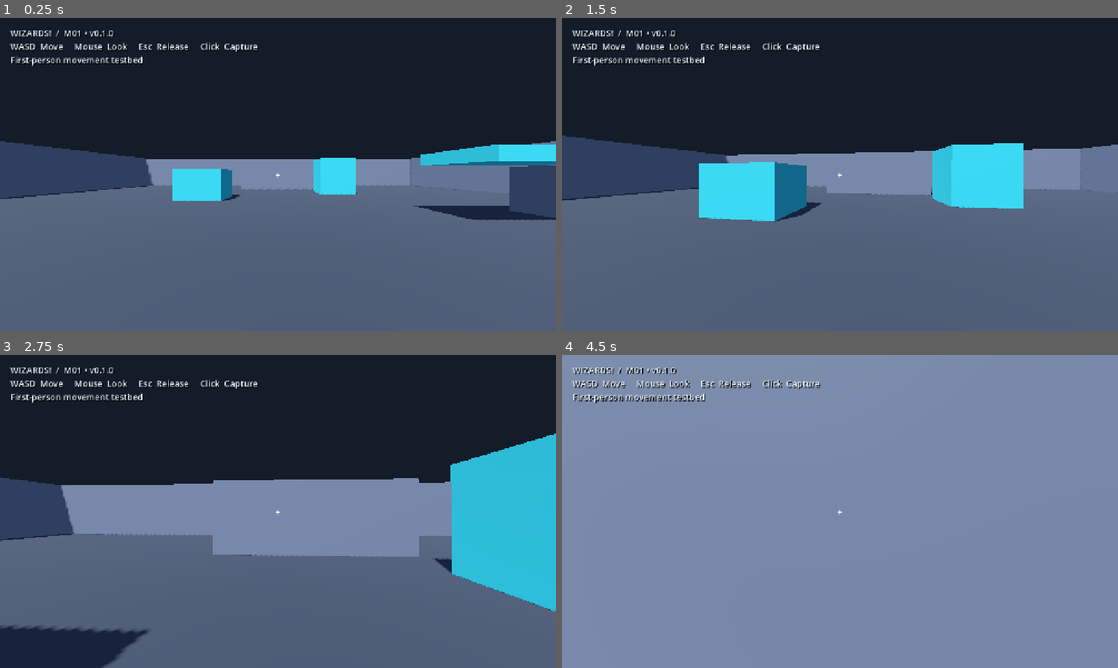
Above: before the commit, frames 1-4 (two rows, left to right).
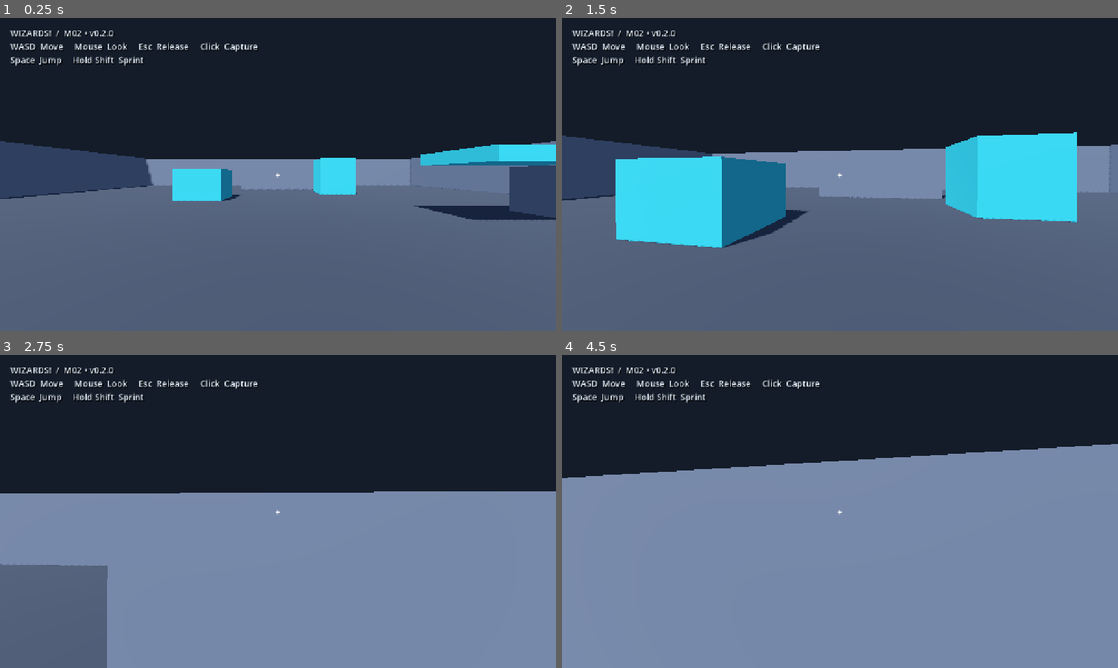
Above: after the commit, the same moments.

Repository: Addersoft/MAGICIDE-
Game: Godot game, scene res://scenes/boot/main.tscn
Two runs of this game, one before a commit and one after it. Both use one fixed random seed, a clock stepped at 60 frames per second and the inputs below.
Inputs (mouse positions are in pixels of both pictures, inside the frame that each line leads up to):
- Up to frame 1 (0.25 s): no input
- Up to frame 2 (1.5 s): tap Enter at 0.5 s; move the mouse to (867, 174) at 0.52 s; hold Shift (sprint, bound only after the commit) 0.53-1.28 s; hold W (move_forward) from 0.53 s (still down); click (867, 174) at 0.67 s; tap Space (jump, bound only after the commit) at 0.77, 0.8, 1.07, 1.35 s; move the mouse to (812, 174) at 1.27 s
- Up to frame 3 (2.75 s): keep holding W (move_forward); tap Space (jump, bound only after the commit) at 1.52, 1.82, 2.3 s; tap Shift (sprint, bound only after the commit) at 1.55 s; move the mouse to (289, 505) at 2.02 s; hold Shift (sprint, bound only after the commit) from 2.03 s (still down)
- Up to frame 4 (4.5 s): keep holding W (move_forward); move the mouse to (834, 517) at 2.77 s; release Shift (sprint, bound only after the commit) at 2.78 s; tap Shift (sprint, bound only after the commit) at 2.85, 4.35 s; click (834, 517) at 2.92 s; tap Space (jump, bound only after the commit) at 3.02, 3.32, 3.6, 3.77, 4.07, 4.25 s; move the mouse to (878, 514) at 3.52 s; move the mouse to (795, 508) at 4.27 s

The runs differ from the first frame. In frame 1, 0.4% of the frame differs, in the area x 1-26%, y 4-16%; in frame 2, 13%; in frame 3, 46%, in the area x 0-100%, y 4-100%; in frame 4, 33%.

Commit message:
M02: ground jump and held sprint with regression checks

Diff:
--- a/project.godot
+++ b/project.godot
@@ -1,6 +1,6 @@
 config_version=5
 [application]
-config/name="WIZARDS! — M01 v0.1.0"
+config/name="WIZARDS! — M02 v0.2.0"
 run/main_scene="res://scenes/boot/main.tscn"
 config/features=PackedStringArray("4.5", "GL Compatibility")
 [display]
@@ -35,3 +35,12 @@
 "deadzone": 0.2,
 "events": [Object(InputEventKey,"physical_keycode":4194305)]
 }
+
+jump={
+"deadzone": 0.2,
+"events": [Object(InputEventKey,"physical_keycode":32)]
+}
+sprint={
+"deadzone": 0.2,
+"events": [Object(InputEventKey,"physical_keycode":4194325)]
+}
--- a/scenes/boot/main.tscn
+++ b/scenes/boot/main.tscn
@@ -30,9 +30,9 @@
 theme_override_constants/shadow_offset_x=2
 theme_override_constants/shadow_offset_y=2
 theme_override_font_sizes/font_size=20
-text="WIZARDS!  /  M01 • v0.1.0
+text="WIZARDS!  /  M02 • v0.2.0
 WASD  Move     Mouse  Look     Esc  Release     Click  Capture
-First-person movement testbed"
+Space  Jump     Hold Shift  Sprint"
 [node name="Crosshair" type="Label" parent="HUD"]
 anchors_preset=8
 anchor_left=0.5
--- a/scripts/player/player_controller.gd
+++ b/scripts/player/player_controller.gd
@@ -1,6 +1,8 @@
 extends CharacterBody3D
-## M01 sole velocity and move_and_slide owner. Extract movement only when needed.
+## Sole velocity and move_and_slide owner. Extract movement only when needed.
 @export var walk_speed: float = 6.0
+@export var sprint_speed: float = 9.0
+@export var jump_speed: float = 7.0
 @export var gravity: float = 20.0
 @onready var player_input = $PlayerInput
 @onready var view = $View
@@ -11,10 +13,11 @@
 func _physics_process(delta: float) -> void:
 	var axis: Vector2 = player_input.movement_axis()
 	var direction: Vector3 = view.horizontal_basis() * Vector3(axis.x, 0.0, axis.y)
-	velocity.x = direction.x * walk_speed
-	velocity.z = direction.z * walk_speed
+	var speed: float = sprint_speed if player_input.sprint_held() else walk_speed
+	velocity.x = direction.x * speed
+	velocity.z = direction.z * speed
 	if is_on_floor():
-		velocity.y = 0.0
+		velocity.y = jump_speed if player_input.jump_requested() else 0.0
 	else:
 		velocity.y -= gravity * delta
 	move_and_slide()
--- a/scripts/player/player_input.gd
+++ b/scripts/player/player_input.gd
@@ -35,3 +35,9 @@
 			_discard_motion = false
 			return
 		look_requested.emit(event.screen_relative)
+
+func jump_requested() -> bool:
+	return controls_active and Input.is_action_just_pressed("jump")
+
+func sprint_held() -> bool:
+	return controls_active and Input.is_action_pressed("sprint")
--- /dev/null
+++ b/tests/m02_smoke.gd
@@ -0,0 +1,75 @@
+extends SceneTree
+var failures: int = 0
+
+func _initialize() -> void:
+	call_deferred("run")
+
+func check(ok: bool, message: String) -> void:
+	if not ok:
+		failures += 1
+		push_error(message)
+	else:
+		print("PASS: ", message)
+
+func ticks(count: int) -> void:
+	for i in range(count):
+		await physics_frame
+		await process_frame
+
+func run() -> void:
+	var scene = load("res://scenes/boot/main.tscn").instantiate()
+	root.add_child(scene)
+	var player = scene.get_node("Player")
+	var controls = player.get_node("PlayerInput")
+	await ticks(30)
+	controls.controls_active = true
+	check(InputMap.action_get_events("jump")[0].physical_keycode == KEY_SPACE, "Space mapped to jump")
+	check(InputMap.action_get_events("sprint")[0].physical_keycode == KEY_SHIFT, "Shift mapped to sprint")
+	Input.action_press("sprint")
+	Input.action_press("move_forward")
+	var start: Vector3 = player.position
+	await ticks(60)
+	check(absf(start.z - player.position.z - 9.0) < 0.16, "Sprint travels 9 metres per second")
+	Input.action_press("move_right")
+	await ticks(2)
+	check(absf(Vector2(player.velocity.x,player.velocity.z).length()-9.0)<0.01, "Diagonal sprint normalized")
+	Input.action_release("sprint")
+	await ticks(2)
+	check(absf(Vector2(player.velocity.x,player.velocity.z).length()-6.0)<0.01, "Release Shift restores walk speed")
+	Input.action_release("move_forward")
+	Input.action_release("move_right")
+	player.position=Vector3(0,0.01,8)
+	await ticks(5)
+	Input.action_press("jump")
+	await ticks(2)
+	check(player.velocity.y > 0 and player.position.y > 0.1, "Ground jump launches upward")
+	Input.action_release("jump")
+	await ticks(5)
+	var previous_y_speed: float = player.velocity.y
+	Input.action_press("jump")
+	await ticks(2)
+	check(player.velocity.y < previous_y_speed, "Airborne press cannot double jump")
+	await ticks(90)
+	check(player.is_on_floor() and absf(player.position.y)<0.05, "Held jump lands without automatic repeat")
+	Input.action_release("jump")
+	await ticks(2)
+	controls.set_capture(false)
+	Input.action_press("jump")
+	Input.action_press("sprint")
+	Input.action_press("move_forward")
+	await ticks(3)
+	check(player.is_on_floor() and player.velocity.length()<0.01, "Released capture blocks jump and sprint movement")
+	Input.action_release("jump")
+	Input.action_release("sprint")
+	Input.action_release("move_forward")
+	controls.controls_active=true
+	player.position=Vector3(9,0.01,1)
+	await ticks(5)
+	Input.action_press("jump")
+	await ticks(8)
+	check(player.position.y < 0.3 and player.velocity.y <= 0, "Low beam blocks upward jump")
+	Input.action_release("jump")
+	scene.queue_free()
+	await process_frame
+	print("M02 failures: ",failures)
+	quit(1 if failures else 0)
Not shown, added: tests/m01_smoke.gd.uid
Not shown, added: tests/m02_smoke.gd.uid
Not shown, changed: README.md
Not shown, changed: docs/INPUT_MAP.md
Not shown, changed: docs/PROJECT_STATE.md
Not shown, changed: docs/TEST_PLAN.md
Not shown, changed: docs/TEST_RESULTS.md
Not shown, changed: docs/TODO.md
Not shown, added: docs/checkpoints/M02.md
Not shown, added: docs/decisions/ADR-002-m02.md
